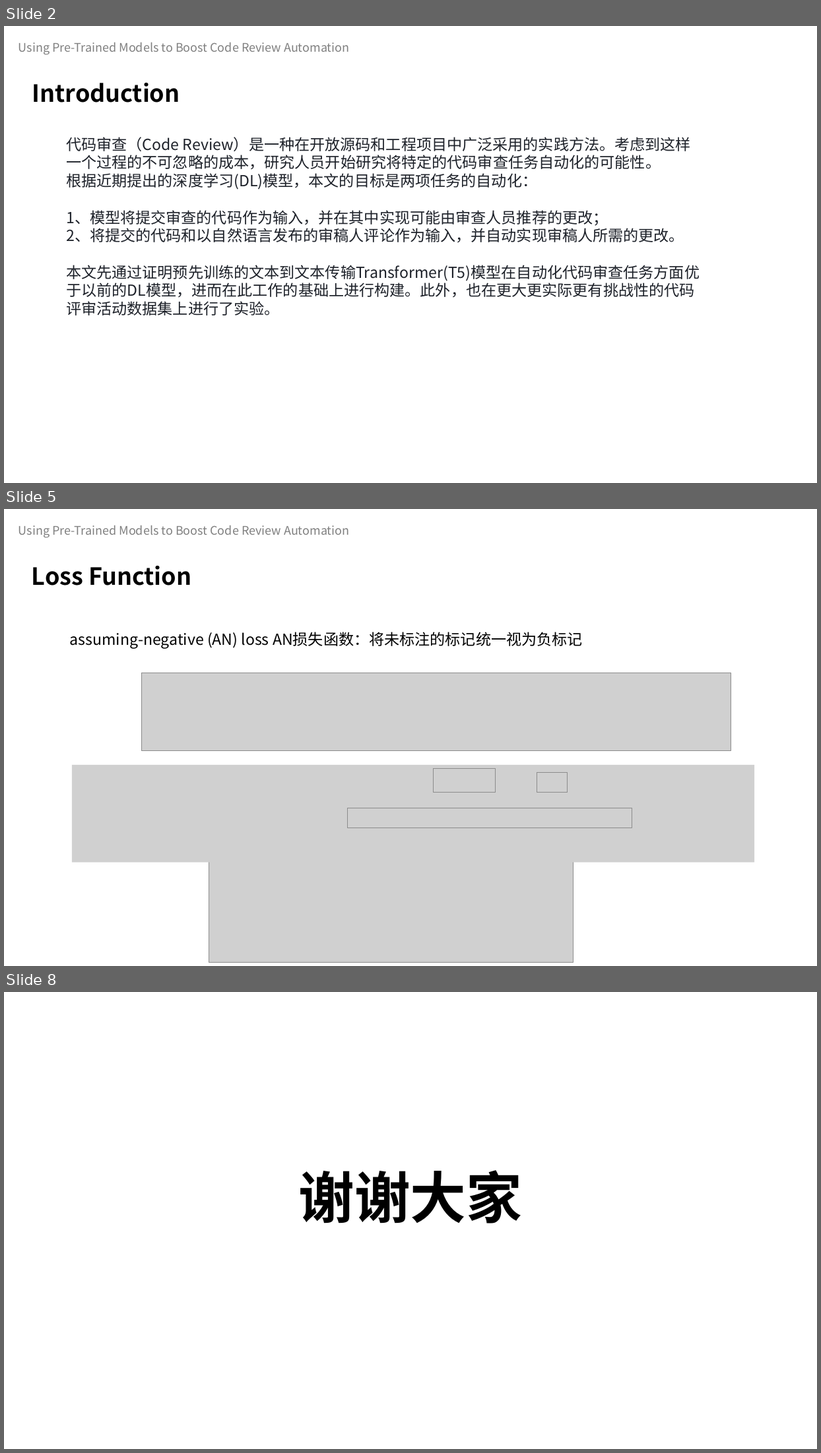
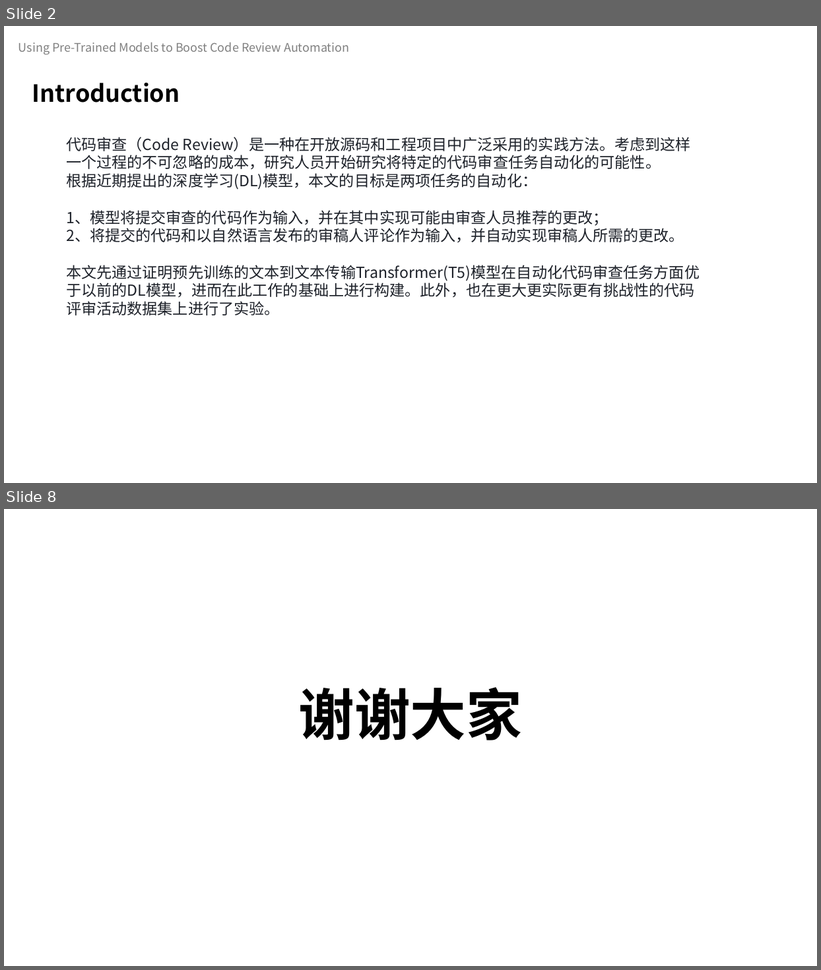
Before and after one commit to celeste-lingshi/Celeste, a slide deck: 汇报/软件测试展示_222126_项桂巳雨.pptx. Shown one above the other, each under a label of ours: slides 2, 5 and 8 before the commit, slides 2 and 8 after it; the slides between them are not shown. The pictures are 821x1453 and 821x970 pixels, drawn with LibreOffice and Linux fonts; fonts in the diff are those of the drawing; grey boxes stand for pictures. Boxes give left, top, right and bottom in pixels: in the first picture for what was removed or moved away, otherwise in the second. Text is boxed around its words. In the diff, an @@ line names an element or a change of style, - is before the commit and + after.

```diff
--- a/汇报/软件测试展示_222126_项桂巳雨.pptx
+++ b/汇报/软件测试展示_222126_项桂巳雨.pptx
@@ slide 5 removed at [4,509,817,966], background #FFFFFF @@
@@ text removed at [19,525,349,538] @@
-Using Pre-Trained Models to Boost Code Review Automation
@@ text removed at [32,566,191,586] @@
-Loss Function
@@ text removed at [70,632,583,649] @@
-assuming-negative (AN) loss AN损失函数：将未标注的标记统一视为负标记
@@ picture removed at [142,673,732,751] @@
@@ picture removed at [72,765,754,863] @@
@@ picture removed at [434,769,496,793] @@
@@ picture removed at [537,772,567,793] @@
@@ picture removed at [347,809,632,828] @@
@@ picture removed at [209,859,573,963] @@
```
Also in this commit, not shown: 1 slide changed, 3 slides added, 2 other slides removed.
